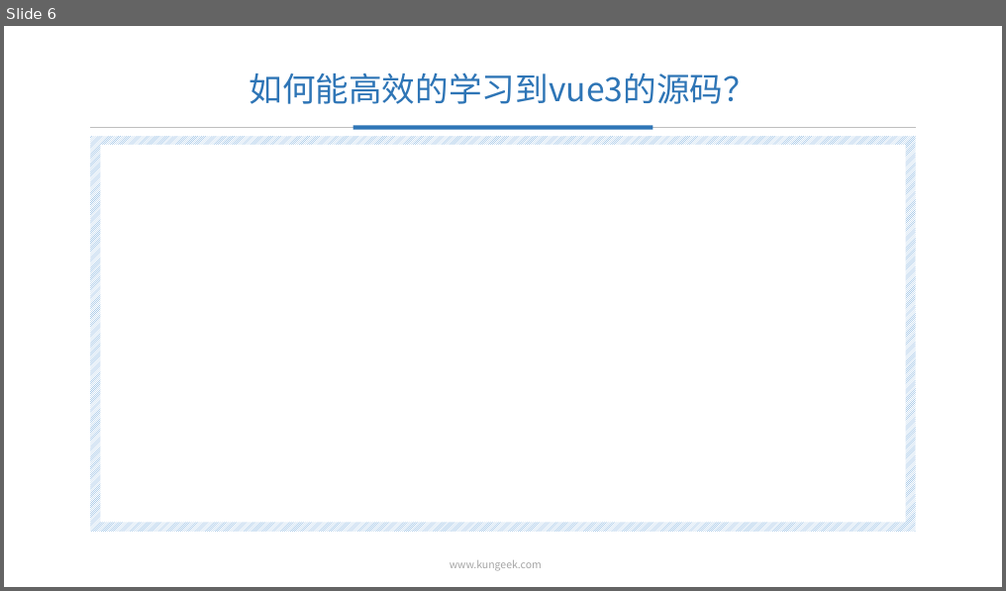
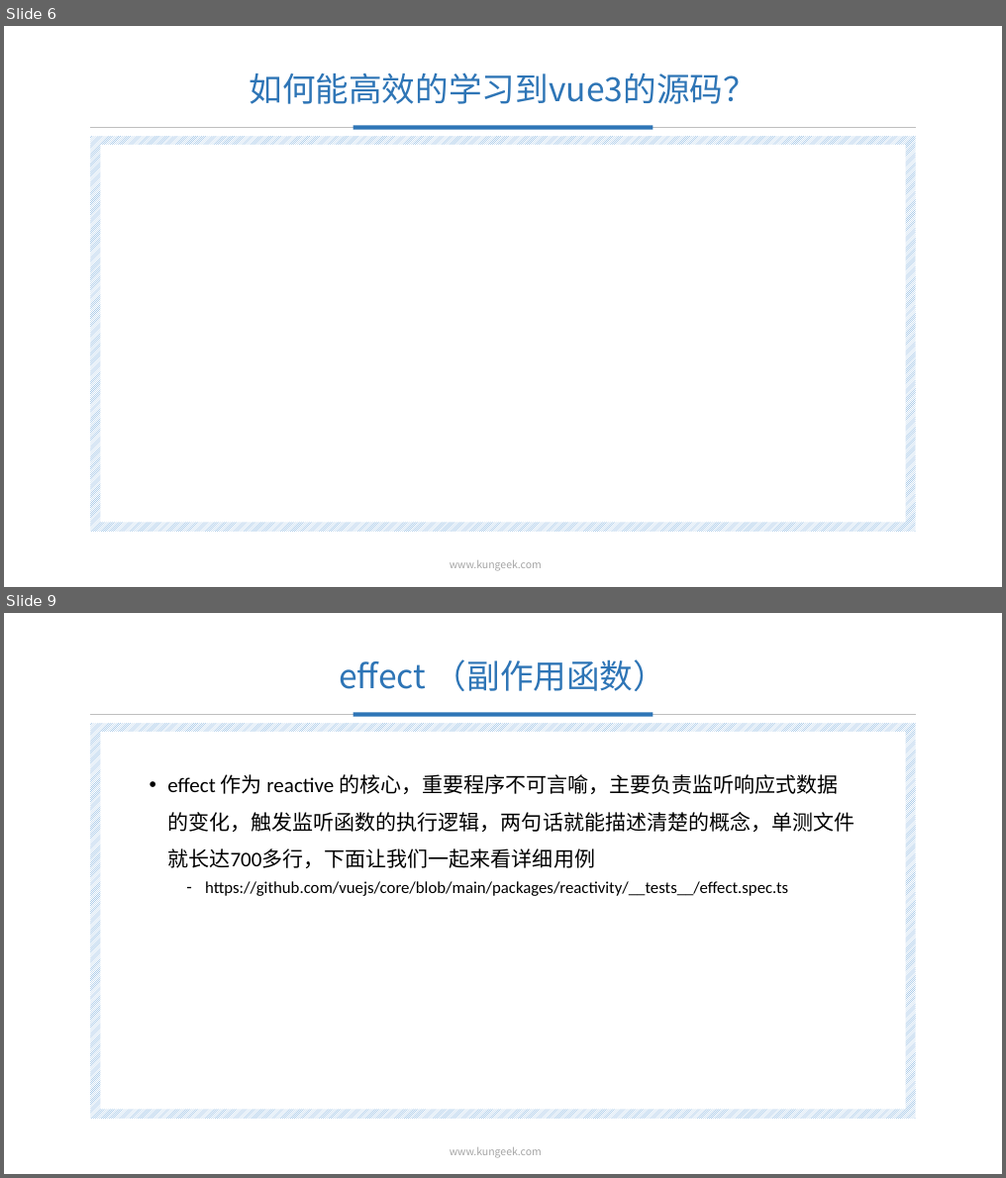
Before and after one commit to chenJinYuDo/cjy-mini-vue, a slide deck: doc/mini-vue3(vue3的最小实现).pptx. Shown one above the other, each under a label of ours: slide 6 before the commit, slides 6 and 9 after it; the slides between them are not shown. The pictures are 1006x591 and 1006x1178 pixels, drawn with LibreOffice and Linux fonts; fonts in the diff are those of the drawing; background and template pictures are left out. Boxes give left, top, right and bottom in pixels: in the first picture for what was removed or moved away, otherwise in the second. Text is boxed around its words. In the diff, an @@ line names an element or a change of style, - is before the commit and + after.

```diff
--- a/doc/mini-vue3(vue3的最小实现).pptx
+++ b/doc/mini-vue3(vue3的最小实现).pptx
@@ slide 9 added at box(4, 613, 1002, 1174), background picture (left out); not listed: 5 template elements that a slide beside it also shows @@
@@ title added at box(339, 660, 666, 691), 32 pt, text #2E75B6 @@
+effect （副作用函数）
@@ text added at box(167, 774, 854, 896), 20 pt, text #000000 @@
+• effect 作为 reactive 的核心，重要程序不可言喻，主要负责监听响应式数据的变化，触发监听函数的执行逻辑，两句话就能描述清楚的概念，单测文件就长达700多行，下面让我们一起来看详细用例
+  – https://github.com/vuejs/core/blob/main/packages/reactivity/__tests__/effect.spec.ts
```
Also in this commit, not shown: 2 slides changed, 10 other slides added, 2 slides removed, 2 other files.
